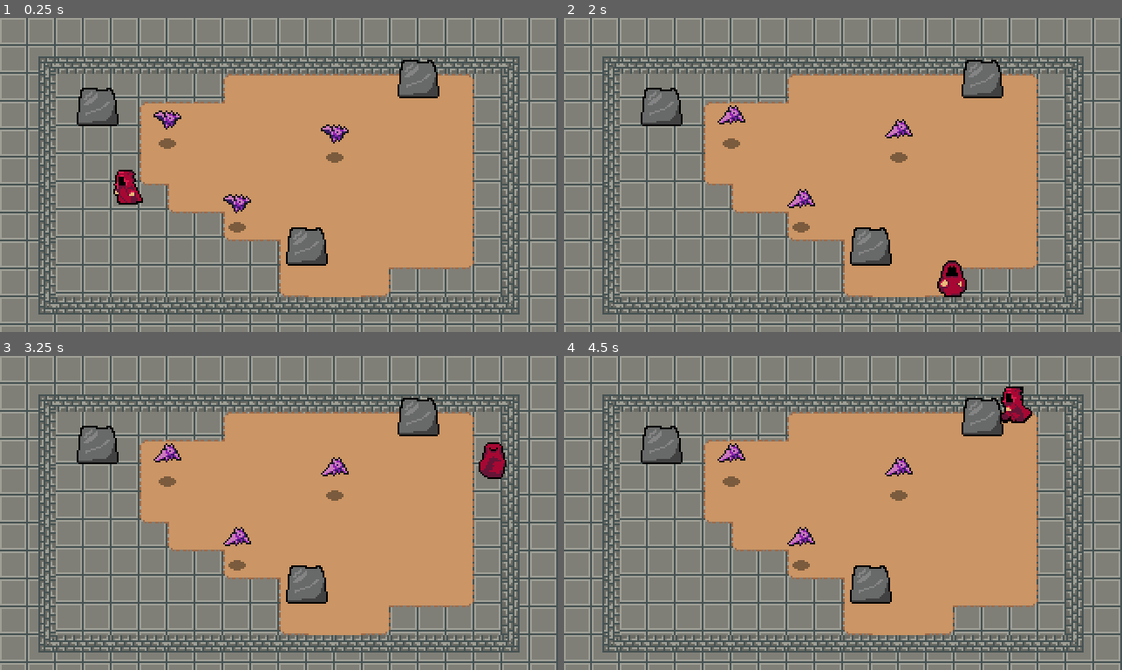
Above: before the commit, frames 1-4 (two rows, left to right).
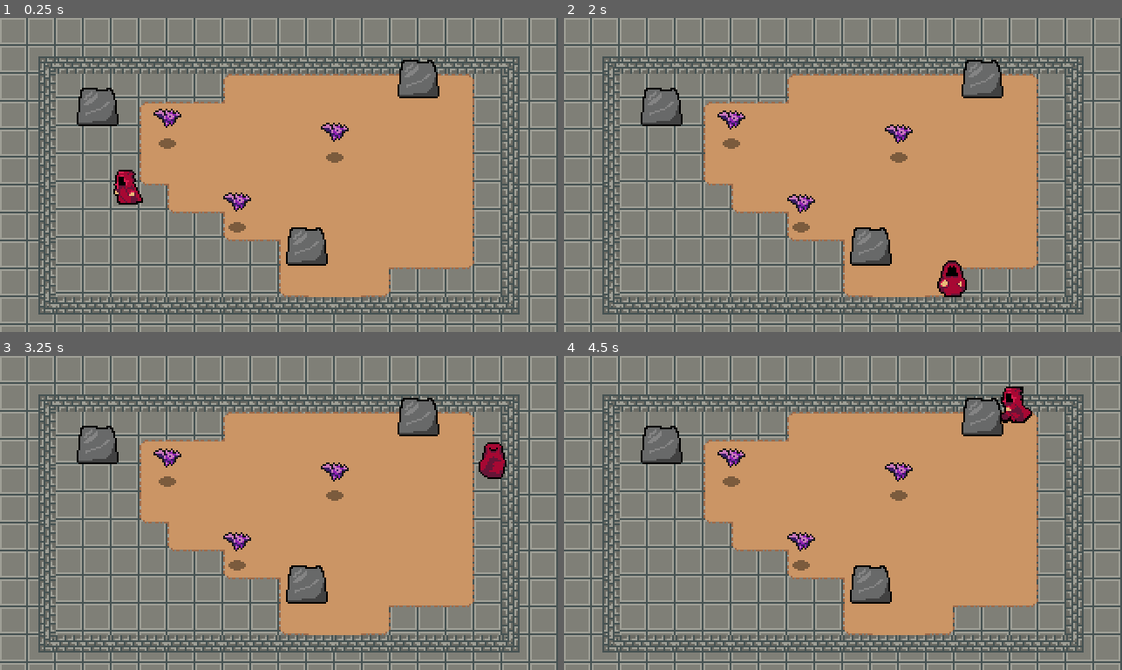
Above: after the commit, the same moments.

Repository: JosephLund/WizardRPG
Game: Godot game, scene res://World.tscn
Two runs of this game, one before a commit and one after it. Both use one fixed random seed, a clock stepped at 60 frames per second and the inputs below.
Inputs (mouse positions are in pixels of both pictures, inside the frame that each line leads up to):
- Up to frame 1 (0.25 s): no input
- Up to frame 2 (2 s): move the mouse to (965, 159) at 0.52 s; hold Right (ui_right) 0.53-1.28 s; move the mouse to (731, 190) at 1.27 s; hold Down (ui_down) from 1.28 s (still down)
- Up to frame 3 (3.25 s): move the mouse to (334, 443) at 2.02 s; release Down (ui_down) at 2.03 s; hold Right (ui_right) 2.03-2.78 s; move the mouse to (251, 575) at 2.77 s; hold Up (ui_up) from 2.78 s (still down)
- Up to frame 4 (4.5 s): move the mouse to (1010, 560) at 3.52 s; release Up (ui_up) at 3.53 s; hold Left (ui_left) from 3.53 s (still down); move the mouse to (675, 465) at 4.27 s

The runs differ from the first frame. In frame 1, 0.5% of the frame differs, in the area x 27-63%, y 28-63%; in frame 2, 0.6%, in the area x 27-63%, y 27-63%; in frame 3, 0.6%; in frame 4, 0.6%.

Commit message:
added health to bats

Diff:
--- a/Enemies/Bat.gd
+++ b/Enemies/Bat.gd
@@ -1,6 +1,10 @@
 extends KinematicBody2D
 
+onready var stats = $Stats
+
 var knockback = Vector2.ZERO
+
+
 
 func _physics_process(delta):
 	knockback = knockback.move_toward(Vector2.ZERO, 200 * delta)
@@ -8,7 +12,12 @@
 
 
 func _on_Hurtbox_area_entered(area):
-	if(area.knockback_vector):
+	if "knockback_vector" in area:
 		knockback = area.knockback_vector * 120
 	else:
-		queue_free()
+		knockback = area.velocity * 120
+	stats.health -= 1
+
+
+func _on_Stats_no_health():
+	queue_free()
--- a/Enemies/Bat.tscn
+++ b/Enemies/Bat.tscn
@@ -1,10 +1,11 @@
-[gd_scene load_steps=14 format=2]
+[gd_scene load_steps=15 format=2]
 
 [ext_resource path="res://Shadows/SmallShadow.png" type="Texture" id=1]
 [ext_resource path="res://Enemies/Bat.png" type="Texture" id=2]
 [ext_resource path="res://Hitboxes and Hurtboxes/Hurtbox.gd" type="Script" id=3]
 [ext_resource path="res://Hitboxes and Hurtboxes/Hurtbox.tscn" type="PackedScene" id=4]
 [ext_resource path="res://Enemies/Bat.gd" type="Script" id=5]
+[ext_resource path="res://Stats.tscn" type="PackedScene" id=6]
 
 [sub_resource type="AtlasTexture" id=1]
 atlas = ExtResource( 2 )
@@ -53,7 +54,7 @@
 [node name="Sprite" type="AnimatedSprite" parent="."]
 frames = SubResource( 6 )
 animation = "New Anim"
-frame = 2
+frame = 1
 playing = true
 offset = Vector2( 0, -12 )
 
@@ -70,6 +71,10 @@
 [node name="CollisionShape2D" parent="Hurtbox" index="0"]
 position = Vector2( 0.10511, -14.4515 )
 shape = SubResource( 8 )
+
+[node name="Stats" parent="." instance=ExtResource( 6 )]
+max_health = 3.0
 [connection signal="area_entered" from="Hurtbox" to="." method="_on_Hurtbox_area_entered"]
+[connection signal="no_health" from="Stats" to="." method="_on_Stats_no_health"]
 
 [editable path="Hurtbox"]
--- /dev/null
+++ b/Hitboxes and Hurtboxes/HitBox.gd
@@ -0,0 +1,3 @@
+extends Area2D
+
+export var damage = 1
--- a/Hitboxes and Hurtboxes/HitBox.tscn
+++ b/Hitboxes and Hurtboxes/HitBox.tscn
@@ -1,7 +1,10 @@
-[gd_scene format=2]
+[gd_scene load_steps=2 format=2]
+
+[ext_resource path="res://Hitboxes and Hurtboxes/HitBox.gd" type="Script" id=1]
 
 [node name="HitBox" type="Area2D"]
 collision_layer = 2147483648
 collision_mask = 0
+script = ExtResource( 1 )
 
 [node name="CollisionShape2D" type="CollisionShape2D" parent="."]
--- a/Player/Player.gd
+++ b/Player/Player.gd
@@ -1,10 +1,10 @@
 extends KinematicBody2D
 
-const MAX_SPEED = 200
-const ROLL_SPEED = 250
-const ACCELERATION = 10000
-const FRICTION = 10000
-const SHOOT_SPEED = 1;
+export var MAX_SPEED = 200
+export var ROLL_SPEED = 250
+export var ACCELERATION = 10000
+export var FRICTION = 10000
+export var SHOOT_SPEED = 1;
 
 enum {
 	MOVE,
--- a/Player/Player.tscn
+++ b/Player/Player.tscn
@@ -3,7 +3,7 @@
 [ext_resource path="res://Player/Player.png" type="Texture" id=1]
 [ext_resource path="res://Player/Player.gd" type="Script" id=2]
 [ext_resource path="res://Hitboxes and Hurtboxes/HitBox.tscn" type="PackedScene" id=3]
-[ext_resource path="res://Player/SwordHitBox.gd" type="Script" id=4]
+[ext_resource path="res://Spells/FireballHitBox.gd" type="Script" id=4]
 
 [sub_resource type="CapsuleShape2D" id=1]
 radius = 3.20293
--- a/Player/SwordHitBox.gd
+++ b/Player/SwordHitBox.gd
@@ -1,4 +1,4 @@
-extends Area2D
+extends "res://Hitboxes and Hurtboxes/HitBox.gd"
 
 
 var knockback_vector = Vector2.ZERO
--- a/Spells/Fireball.tscn
+++ b/Spells/Fireball.tscn
@@ -1,10 +1,9 @@
-[gd_scene load_steps=11 format=2]
+[gd_scene load_steps=10 format=2]
 
 [ext_resource path="res://Spells/Fireball.png" type="Texture" id=1]
 [ext_resource path="res://Effects/FireballEffect.png" type="Texture" id=2]
 [ext_resource path="res://Spells/Fireball.gd" type="Script" id=3]
 [ext_resource path="res://Hitboxes and Hurtboxes/HitBox.tscn" type="PackedScene" id=4]
-[ext_resource path="res://Spells/FireballHitBox.gd" type="Script" id=5]
 
 [sub_resource type="AtlasTexture" id=1]
 atlas = ExtResource( 2 )
@@ -47,7 +46,6 @@
 
 [node name="FireballHitBox" parent="." instance=ExtResource( 4 )]
 collision_mask = 8
-script = ExtResource( 5 )
 
 [node name="CollisionShape2D" parent="FireballHitBox" index="0"]
 position = Vector2( 12.768, 0.140307 )
--- a/Spells/FireballHitBox.gd
+++ b/Spells/FireballHitBox.gd
@@ -1,4 +1,4 @@
-extends Area2D
+extends "res://Hitboxes and Hurtboxes/HitBox.gd"
 
 
 var knockback_vector = Vector2.ZERO
--- /dev/null
+++ b/Stats.gd
@@ -0,0 +1,11 @@
+extends Node
+
+export(float) var max_health = 1
+onready var health = max_health setget set_health
+
+signal no_health
+
+func set_health(value):
+	health = value
+	if health <= 0:
+		emit_signal("no_health")
--- /dev/null
+++ b/Stats.tscn
@@ -0,0 +1,6 @@
+[gd_scene load_steps=2 format=2]
+
+[ext_resource path="res://Stats.gd" type="Script" id=1]
+
+[node name="Stats" type="Node"]
+script = ExtResource( 1 )
Not shown: 8 places in Player/Player.tscn that only renumber resources
